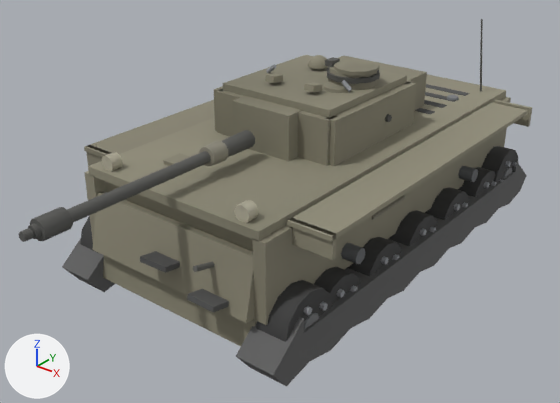
An edit to the glTF model client/assets/models/cromwell.glb, drawn before and after from the same camera.
One viewpoint serves both versions: a 50 mm lens placed at (6.18, -8.74, 5.83), pointed at (0.05, -1.07, 1.07). Every picture has the same lights, and +X, +Y and +Z are marked at lower left. The first picture is the older version. Where no turn or scale is listed for an object, it has been applied to the vertices. Vertices at exactly the same position are counted once.

In view in the first picture: 'barrel', 'glacis', 'hullSide', 'hullTop', 'lowerPlate', 'mantlet', 'tracks', 'turretFront', 'turretRoof', 'turretSide', 'wheel10', 'wheel12' and 7 more.
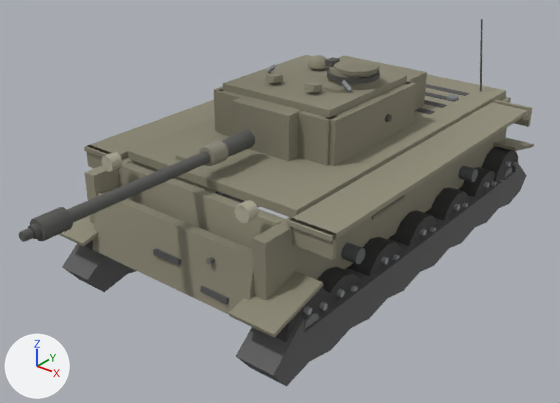
Location of each change, [x1, y1, x2, y2] in pixels of the pictures (560 x 403 px; the box of a moved part takes in the faces that stretch with it):
'hullTop', reshaped (10% narrower, 15% shorter)
    before: [88, 74, 506, 242]
    after: [128, 74, 506, 217]
'tracks', reshaped (10% taller)
    before: [62, 160, 526, 386]
    after: [58, 137, 534, 386]
'glacis', reshaped
    before: [102, 153, 257, 346]
    after: [118, 148, 285, 304]
part 1 of me_mesh_14, added
    after: [58, 137, 534, 338]
part 2 of me_mesh_16, moved or reshaped
    before: [163, 153, 190, 166]
    after: [176, 148, 199, 161]
part 3 of me_mesh_16, moved or reshaped
    before: [193, 261, 214, 272]
    after: [206, 257, 215, 264]
part 4 of me_mesh_16, moved or reshaped
    before: [140, 251, 180, 273]
    after: [153, 249, 181, 265]
part 5 of me_mesh_16, moved or reshaped
    before: [187, 289, 229, 312]
    after: [200, 286, 229, 304]
part 6 of me_mesh_16, moved or reshaped
    before: [102, 181, 257, 346]
    after: [118, 163, 285, 249]
'wheel12', unchanged, covered by the edit
    before: [256, 280, 333, 342]
    after: [276, 287, 333, 342]

The edits, one by one:
me_mesh_14 is used by ob_tracks; location (0.0, 0.0, 0.0).
me_mesh_14 had 160 vertices, 296 faces and spanned x -1.86..1.86, y -3.45..3.45, z 0.1..1.13.
me_mesh_14 now has 192 vertices, 344 faces and spans x -1.9..1.9, y -3.49..3.45, z 0.1..1.22.
Part 1, on me_mesh_14:
16 vertices are added at x -1.9..1.26, y -3.49..3.45, z 0.94..1.22.
16 new vertices lie (0.64, 0.0, 0.0) away from vertices in x -1.9..1.26, y -3.49..3.45, z 0.94..1.22.
48 new faces join them.
me_mesh_16 is used by ob_glacis; location (0.0, 0.0, 0.0).
Before the commit, vertices of me_mesh_16: 0 (1.33, -2.95, 1.83), 1 (1.33, -3.2, 0.33), 2 (1.33, -2.75, 1.8), 3 (1.33, -3.01, 0.3), 4 (-1.33, -2.75, 1.8).
Before the commit, vertices of me_mesh_16: 5 (-1.33, -3.01, 0.3), 6 (-1.33, -2.95, 1.83), 7 (-1.33, -3.2, 0.33).
me_mesh_16 had 80 vertices, 132 faces and spanned x -1.33..1.33, y -3.52..-2.2, z 0.3..1.97.
me_mesh_16 now has 80 vertices, 132 faces and spans x -1.33..1.33, y -3.3..-1.98, z 0.53..1.97.
me_mesh_16 part 2: the loose piece of 8 vertices spanning x -0.72..-0.42, y -2.5..-2.2, z 1.84..1.97 is moved by (0.0, 0.22, 0.0).
me_mesh_16 part 3: the loose piece of 14 vertices spanning x 0.7..0.77, y -3.47..-3.01, z 1.2..1.38 is moved by (0.0, 0.22, 0.0).
me_mesh_16 part 4: the loose piece of 8 vertices spanning x -0.21..0.25, y -3.49..-2.67, z 0.98..1.19 is moved by (0.0, 0.22, 0.0).
me_mesh_16 part 5: the loose piece of 8 vertices spanning x 0.63..1.08, y -3.52..-2.7, z 0.78..0.99 is moved by (0.0, 0.22, 0.0).
Part 6, on me_mesh_16:
Vertices 0, 2, 4, 6 of me_mesh_16 move by (0.0, 0.21, -0.01).
Vertices 1, 3, 5, 7 of me_mesh_16 move by (0.0, 0.26, 0.23).
Other edits to the shape of me_mesh_16 do not show in these pictures.
me_mesh_19 is used by ob_hulltop; location (0.0, 0.0, 0.0).
Before the commit, vertices of me_mesh_19: 0 (1.42, -3.15, 1.91) at pixel (258, 231), 1 (1.42, -3.15, 1.79) at pixel (258, 241), 6 (-1.42, -3.15, 1.91) at pixel (87, 166), 7 (-1.42, -3.15, 1.79) at pixel (89, 174).
me_mesh_19 had 76 vertices, 124 faces and spanned x -1.42..1.42, y -3.15..3.15, z 1.79..1.96.
me_mesh_19 now has 76 vertices, 124 faces and spans x -1.42..1.42, y -2.48..3.15, z 1.79..1.96.
Part 7, on me_mesh_19:
Vertices 0, 1, 6, 7 of me_mesh_19 move by (0.0, 0.67, 0.0).
